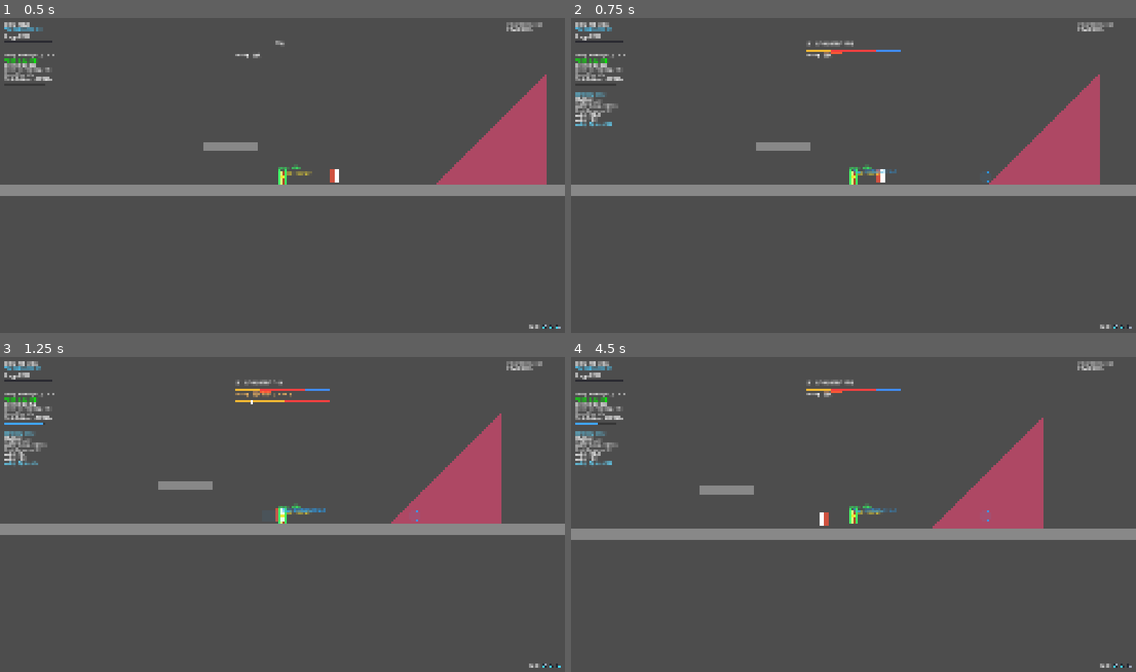
Above: before the commit, frames 1-4 (two rows, left to right).
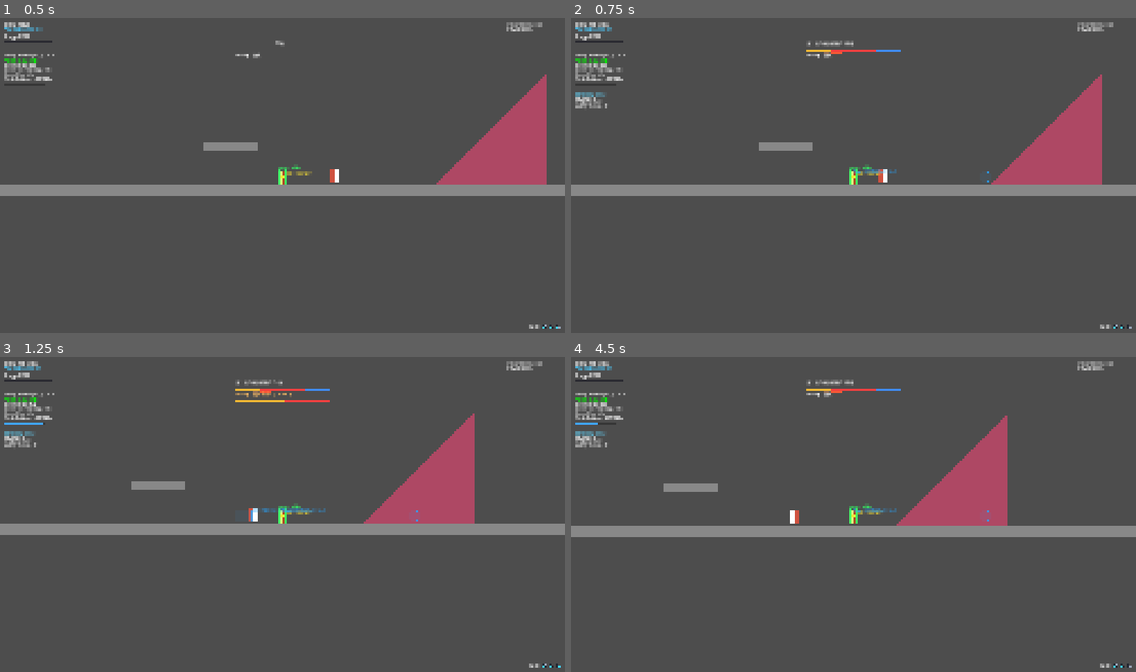
Above: after the commit, the same moments.

Repository: Guo3020/CombatLab
Game: Godot game, scene res://02_scenes/01_arena/main.tscn
Same seed, same stepped clock (60 frames per second), same inputs: the game is played once before the commit and once after it.
Inputs (mouse positions are in pixels of both pictures, inside the frame that each line leads up to):
- Up to frame 1 (0.5 s): no input
- Up to frame 2 (0.75 s): tap Enter at 0.5 s; move the mouse to (977, 159) at 0.52 s; hold D (move_right) from 0.53 s (still down); hold Right mouse button (dodge) from 0.53 s (still down); click (977, 159) at 0.67 s
- Up to frame 3 (1.25 s): keep holding D (move_right); keep holding Right mouse button (dodge); tap Up (jump) at 0.77 s
- Up to frame 4 (4.5 s): release D (move_right) at 1.25 s; release Right mouse button (dodge) at 1.25 s; drag from (740, 530) to (983, 514) at 1.27 s; move the mouse to (910, 445) at 2.02 s; hold A (move_left) 2.03-2.75 s; tap Delete at 2.1 s; drag from (825, 580) to (684, 467) at 2.77 s; tap Space at 3.5 s; move the mouse to (1023, 564) at 3.52 s; hold D (move_right) 3.53-4.25 s; hold Right mouse button (dodge) 3.53-4.25 s; tap Up (jump) at 3.77 s; drag from (684, 467) to (768, 435) at 4.27 s

Frame 1 is identical in both runs. In frame 2, 0.6% of the frame differs, in the area x 0-94%, y 17-53%; in frame 3, 3.6%; in frame 4, 6.4%, in the area x 0-100%, y 18-59%.

Commit message:
再次出现切换MovementMode为track时卡死的BUG

Diff:
--- a/02_scenes/01_arena/main.tscn
+++ b/02_scenes/01_arena/main.tscn
@@ -11,15 +11,15 @@
 [sub_resource type="RectangleShape2D" id="RectangleShape2D_r8brs"]
 size = Vector2(252, 35)
 
-[sub_resource type="ConvexPolygonShape2D" id="ConvexPolygonShape2D_g1ohs"]
-custom_solver_bias = 0.256
-points = PackedVector2Array(0, 0, 500, 0, 500, -500)
-
 [sub_resource type="RectangleShape2D" id="RectangleShape2D_map_boundary"]
 size = Vector2(10000, 40)
 
 [sub_resource type="RectangleShape2D" id="RectangleShape2D_map_side_boundary"]
 size = Vector2(40, 3000)
+
+[sub_resource type="ConvexPolygonShape2D" id="ConvexPolygonShape2D_g1ohs"]
+custom_solver_bias = 0.256
+points = PackedVector2Array(0, 0, 500, 0, 500, -500)
 
 [node name="main" type="Node2D" unique_id=2059337878]
 
@@ -68,18 +68,19 @@
 polygon = PackedVector2Array(1.4305115e-05, 1.5258789e-05, 256, 7.6293945e-06, 255.9999, -255.99998)
 uv = PackedVector2Array(-8, 64, 248, 63.999992, 247.99988, -152)
 
-[node name="MapBoundary" type="StaticBody2D" parent="." unique_id=1881222668]
+[node name="MapBoundary" type="StaticBody2D" parent="."]
+collision_layer = 1
 collision_mask = 0
 
-[node name="BottomFallGuard" type="CollisionShape2D" parent="MapBoundary" unique_id=923227874]
+[node name="BottomFallGuard" type="CollisionShape2D" parent="MapBoundary"]
 position = Vector2(571, 1050)
 shape = SubResource("RectangleShape2D_map_boundary")
 
-[node name="LeftMapBoundary" type="CollisionShape2D" parent="MapBoundary" unique_id=1689423905]
+[node name="LeftMapBoundary" type="CollisionShape2D" parent="MapBoundary"]
 position = Vector2(-1800, 500)
 shape = SubResource("RectangleShape2D_map_side_boundary")
 
-[node name="RightMapBoundary" type="CollisionShape2D" parent="MapBoundary" unique_id=1733352332]
+[node name="RightMapBoundary" type="CollisionShape2D" parent="MapBoundary"]
 position = Vector2(2950, 500)
 shape = SubResource("RectangleShape2D_map_side_boundary")
 
--- a/03_scripts/01_combat/modules/movement_module.gd
+++ b/03_scripts/01_combat/modules/movement_module.gd
@@ -251,8 +251,7 @@
 
 @export_group("MovementTrack")
 
-@export_range(0.01, 5.0, 0.01)
-var movement_track_duration: float = 0.2
+@export var movement_track_duration: float = 0.2
 
 @export var movement_track_x: Curve = Curve.new()
 
@@ -368,12 +367,6 @@
 		})
 
 	elif movement_mode == MovementMode.MOVEMENT_TRACK:
-		if movement_track_x != null:
-			movement_track_x.resource_name = "MovementTrack X Curve"
-			movement_track_x.bake_resolution = 8
-		if movement_track_y != null:
-			movement_track_y.resource_name = "MovementTrack Y Curve"
-			movement_track_y.bake_resolution = 8
 		movement_request.merge({
 			"movement_track_duration": movement_track_duration,
 			"movement_track_facing_direction": action_context.facing_direction,
--- a/03_scripts/02_player/movement/player_movement_controller.gd
+++ b/03_scripts/02_player/movement/player_movement_controller.gd
@@ -591,15 +591,12 @@
 					"movement_mode",
 					MovementMode.NONE
 				)
-			) == MovementMode.NONE or int(
-				active_movement_request.get(
-					"movement_mode",
-					MovementMode.NONE
-				)
-			) == MovementMode.MOVEMENT_TRACK:
+			) == MovementMode.NONE:
 				_finish_active_movement(
 					CombatMovementInterface.MovementEndReason.COMPLETED
 				)
+			# MovementTrack is governed by its own duration and finishes itself
+			# when progress reaches 1.0. Normal Action completion must not cut it short.
 
 		CombatMovementInterface.MovementEndReason.CANCELLED:
 			_finish_active_movement(
--- a/04_resources/Training_dummy_action/enemy_action_01.tres
+++ b/04_resources/Training_dummy_action/enemy_action_01.tres
@@ -2,48 +2,24 @@
 
 [ext_resource type="Script" uid="uid://bx3y8p324q4xu" path="res://03_scripts/01_combat/data/hit_instance_data.gd" id="1_htf8t"]
 [ext_resource type="Script" uid="uid://bj3diw4xg6hf0" path="res://03_scripts/01_combat/modules/combat_action_module.gd" id="1_tfeyi"]
-[ext_resource type="Script" uid="uid://dsiqusg72sqha" path="res://03_scripts/01_combat/data/hitbox_data.gd" id="2_tfeyi"]
 [ext_resource type="Script" uid="uid://bvyxsitu1yh05" path="res://03_scripts/01_combat/data/combat_action_data.gd" id="4_5bglr"]
-[ext_resource type="Script" uid="uid://dp5gttsshciy0" path="res://03_scripts/01_combat/modules/movement_module.gd" id="4_htf8t"]
-
-[sub_resource type="Resource" id="Resource_tfeyi"]
-script = ExtResource("2_tfeyi")
 
 [sub_resource type="Resource" id="Resource_HitInstance"]
 script = ExtResource("1_htf8t")
-hitboxes = Array[ExtResource("2_tfeyi")]([SubResource("Resource_tfeyi")])
 attacker_time_freeze_duration = 0.6
 target_time_freeze_duration = 0.6166666666666667
 metadata/_custom_type_script = "uid://bx3y8p324q4xu"
 
-[sub_resource type="Curve" id="Curve_bcveu"]
-resource_name = "MovementTrack Curve"
-_limits = [-1000.0, 1000.0, 0.0, 1.0]
-bake_resolution = 8
-_data = [Vector2(0, 0), 0.0, 0.0, 0, 0, Vector2(1, 0), 0.0, 0.0, 0, 0]
-point_count = 2
-
-[sub_resource type="Curve" id="Curve_5bglr"]
-resource_name = "MovementTrack Curve"
-_limits = [-1000.0, 1000.0, 0.0, 1.0]
-bake_resolution = 8
-_data = [Vector2(0, 0), 0.0, 0.0, 0, 0, Vector2(1, 0), 0.0, 0.0, 0, 0]
-point_count = 2
-
-[sub_resource type="Resource" id="Resource_wrdwy"]
-script = ExtResource("4_htf8t")
-movement_track_x = SubResource("Curve_bcveu")
-movement_track_y = SubResource("Curve_5bglr")
-
 [resource]
+collision_mask = 4
 script = ExtResource("4_5bglr")
 action_id = &"enemy_combo_01"
 action_name = "怪物连击1"
+hit_module_enabled = true
+hit_instances = Array[ExtResource("1_htf8t")]([SubResource("Resource_HitInstance")])
 startup = 1.26
 active = 1.16
 recovery = 0.0
 input_window = 0.6
-hit_module_enabled = true
-hit_instances = Array[ExtResource("1_htf8t")]([SubResource("Resource_HitInstance")])
-modules = Array[ExtResource("1_tfeyi")]([SubResource("Resource_wrdwy")])
+modules = Array[ExtResource("1_tfeyi")]([])
 metadata/_custom_type_script = "uid://bvyxsitu1yh05"
--- a/04_resources/Training_dummy_action/enemy_action_02.tres
+++ b/04_resources/Training_dummy_action/enemy_action_02.tres
@@ -11,4 +11,5 @@
 recovery = 0.5
 interrupt_level = 1
 super_armor_level = 1
+modules = Array[ExtResource("1_wvh30")]([])
 metadata/_custom_type_script = "uid://bvyxsitu1yh05"
--- a/04_resources/Training_dummy_action/hit_reaction_01.tres
+++ b/04_resources/Training_dummy_action/hit_reaction_01.tres
@@ -12,4 +12,5 @@
 recovery = 0.35
 input_window = 0.0
 action_priority = 10
+modules = Array[ExtResource("1_g2ga6")]([])
 metadata/_custom_type_script = "uid://bvyxsitu1yh05"
--- a/04_resources/player1_action/normal_dash.tres
+++ b/04_resources/player1_action/normal_dash.tres
@@ -12,31 +12,34 @@
 start_phase = 0
 metadata/_custom_type_script = "uid://b6rcn7gpfb78m"
 
-[sub_resource type="Curve" id="Curve_pqhag"]
-resource_name = "MovementTrack Curve"
-_limits = [-1000.0, 1000.0, 0.0, 1.0]
-bake_resolution = 8
-_data = [Vector2(0, 0), 0.0, 0.0, 0, 0, Vector2(1, 0), 0.0, 0.0, 0, 0]
-point_count = 2
-
-[sub_resource type="Curve" id="Curve_14x13"]
-resource_name = "MovementTrack Curve"
-_limits = [-1000.0, 1000.0, 0.0, 1.0]
-bake_resolution = 8
-_data = [Vector2(0, 0), 0.0, 0.0, 0, 0, Vector2(1, 0), 0.0, 0.0, 0, 0]
-point_count = 2
-
 [sub_resource type="Resource" id="Resource_c32de"]
 script = ExtResource("2_14x13")
 movement_mode = 1
 stabilization_enabled = false
+stabilization_activation_mode = 0
+stabilization_speed = 4000.0
+stabilization_start_phase = 0
+stabilization_end_phase = 2
+stabilization_duration_start_phase = 1
+stabilization_duration = 0.2
 dash_speed = 800.0
 dash_duration = 0.2
+dash_up_end_y_multiplier = 0.75
+dash_diagonal_up_end_y_multiplier = 0.75
+dash_duck_speed_multiplier = 1.2
+end_velocity_enabled = true
+exclude_diagonal_down_end = true
 dash_time_freeze_enabled = true
 dash_time_freeze_duration = 0.08
+end_velocity_mode = 0
 end_speed = 680.0
-movement_track_x = SubResource("Curve_pqhag")
-movement_track_y = SubResource("Curve_14x13")
+override_phase_mode = 0
+override_duration = 0.15
+override_speed = 240.0
+override_direction_source = 0
+override_custom_direction = Vector2(1, 0)
+override_suppress_gravity = false
+module_enabled = true
 metadata/_custom_type_script = "uid://dp5gttsshciy0"
 
 [resource]
--- a/04_resources/player1_action/sword_combo_01.tres
+++ b/04_resources/player1_action/sword_combo_01.tres
@@ -17,30 +17,38 @@
 hitboxes = Array[ExtResource("2_a1xv0")]([SubResource("Resource_a1xv0")])
 metadata/_custom_type_script = "uid://bx3y8p324q4xu"
 
-[sub_resource type="Curve" id="Curve_4ikgc"]
-resource_name = "MovementTrack Curve"
-_limits = [-1000.0, 1000.0, 0.0, 1.0]
-bake_resolution = 8
-_data = [Vector2(0, 0), 0.0, 0.0, 0, 0, Vector2(1, 0), 0.0, 0.0, 0, 0]
-point_count = 2
-
-[sub_resource type="Curve" id="Curve_tehj2"]
-resource_name = "MovementTrack Curve"
-_limits = [-1000.0, 1000.0, 0.0, 1.0]
-bake_resolution = 8
-_data = [Vector2(0, 0), 0.0, 0.0, 0, 0, Vector2(1, 0), 0.0, 0.0, 0, 0]
-point_count = 2
-
 [sub_resource type="Resource" id="Resource_pfusb"]
 script = ExtResource("4_4ikgc")
-movement_mode = 1
+movement_mode = 0
 stabilization_enabled = false
+stabilization_activation_mode = 0
 stabilization_speed = 1000.0
-movement_track_x = SubResource("Curve_4ikgc")
-movement_track_y = SubResource("Curve_tehj2")
+stabilization_start_phase = 0
+stabilization_end_phase = 2
+stabilization_duration_start_phase = 1
+stabilization_duration = 0.2
+dash_speed = 960.0
+dash_duration = 0.15
+dash_up_end_y_multiplier = 0.75
+dash_diagonal_up_end_y_multiplier = 0.75
+dash_duck_speed_multiplier = 1.2
+end_velocity_enabled = true
+exclude_diagonal_down_end = true
+dash_time_freeze_enabled = false
+dash_time_freeze_duration = 0.05
+end_velocity_mode = 0
+end_speed = 160.0
+override_phase_mode = 0
+override_duration = 0.15
+override_speed = 240.0
+override_direction_source = 0
+override_custom_direction = Vector2(1, 0)
+override_suppress_gravity = false
+module_enabled = true
 metadata/_custom_type_script = "uid://dp5gttsshciy0"
 
 [resource]
+collision_mask = 8
 script = ExtResource("2_cfh8u")
 action_id = &"sword_combo_01"
 action_name = "第一段：快速横斩"
--- a/04_resources/player1_action/sword_combo_02.tres
+++ b/04_resources/player1_action/sword_combo_02.tres
@@ -4,7 +4,6 @@
 [ext_resource type="Script" uid="uid://bj3diw4xg6hf0" path="res://03_scripts/01_combat/modules/combat_action_module.gd" id="1_hi0tf"]
 [ext_resource type="Script" uid="uid://dsiqusg72sqha" path="res://03_scripts/01_combat/data/hitbox_data.gd" id="2_fs84i"]
 [ext_resource type="Script" uid="uid://bvyxsitu1yh05" path="res://03_scripts/01_combat/data/combat_action_data.gd" id="3_g6vsu"]
-[ext_resource type="Script" uid="uid://dp5gttsshciy0" path="res://03_scripts/01_combat/modules/movement_module.gd" id="4_fs84i"]
 
 [sub_resource type="Resource" id="Resource_tehj2"]
 script = ExtResource("2_fs84i")
@@ -16,27 +15,8 @@
 hitboxes = Array[ExtResource("2_fs84i")]([SubResource("Resource_tehj2")])
 metadata/_custom_type_script = "uid://bx3y8p324q4xu"
 
-[sub_resource type="Curve" id="Curve_7wkcq"]
-resource_name = "MovementTrack Curve"
-_limits = [-1000.0, 1000.0, 0.0, 1.0]
-bake_resolution = 8
-_data = [Vector2(0, 0), 0.0, 0.0, 0, 0, Vector2(1, 0), 0.0, 0.0, 0, 0]
-point_count = 2
-
-[sub_resource type="Curve" id="Curve_xg6vm"]
-resource_name = "MovementTrack Curve"
-_limits = [-1000.0, 1000.0, 0.0, 1.0]
-bake_resolution = 8
-_data = [Vector2(0, 0), 0.0, 0.0, 0, 0, Vector2(1, 0), 0.0, 0.0, 0, 0]
-point_count = 2
-
-[sub_resource type="Resource" id="Resource_nddux"]
-script = ExtResource("4_fs84i")
-movement_mode = 1
-movement_track_x = SubResource("Curve_7wkcq")
-movement_track_y = SubResource("Curve_xg6vm")
-
 [resource]
+collision_mask = 8
 script = ExtResource("3_g6vsu")
 action_id = &"sword_combo_02"
 action_name = "第二段：反向斜斩"
@@ -46,5 +26,5 @@
 input_window = 1.0
 hit_module_enabled = true
 hit_instances = Array[ExtResource("1_fs84i")]([SubResource("Resource_fs84i")])
-modules = Array[ExtResource("1_hi0tf")]([SubResource("Resource_nddux")])
+modules = Array[ExtResource("1_hi0tf")]([])
 metadata/_custom_type_script = "uid://bvyxsitu1yh05"
--- a/04_resources/player1_action/sword_combo_03.tres
+++ b/04_resources/player1_action/sword_combo_03.tres
@@ -12,4 +12,5 @@
 active = 0.5
 recovery = 0.4
 input_window = 0.0
+modules = Array[ExtResource("1_dp7pd")]([])
 metadata/_custom_type_script = "uid://bvyxsitu1yh05"
--- a/04_resources/player1_action/test_normal_skill_action .tres
+++ b/04_resources/player1_action/test_normal_skill_action .tres
@@ -23,28 +23,38 @@
 end_phase = 2
 metadata/_custom_type_script = "uid://b6rcn7gpfb78m"
 
-[sub_resource type="Curve" id="Curve_c32de"]
-resource_name = "MovementTrack Curve"
-_limits = [-1000.0, 1000.0, 0.0, 1.0]
-bake_resolution = 8
-_data = [Vector2(0, 0), 0.0, 0.0, 0, 0, Vector2(1, 0), 0.0, 0.0, 0, 0]
-point_count = 2
-
-[sub_resource type="Curve" id="Curve_mevji"]
-resource_name = "MovementTrack Curve"
-_limits = [-1000.0, 1000.0, 0.0, 1.0]
-bake_resolution = 8
-_data = [Vector2(0, 0), 0.0, 0.0, 0, 0, Vector2(1, 0), 0.0, 0.0, 0, 0]
-point_count = 2
-
 [sub_resource type="Resource" id="Resource_pfusb"]
 script = ExtResource("5_c32de")
+movement_mode = 0
+stabilization_enabled = true
+stabilization_activation_mode = 0
 stabilization_speed = 900.0
-movement_track_x = SubResource("Curve_c32de")
-movement_track_y = SubResource("Curve_mevji")
+stabilization_start_phase = 0
+stabilization_end_phase = 2
+stabilization_duration_start_phase = 1
+stabilization_duration = 0.2
+dash_speed = 960.0
+dash_duration = 0.15
+dash_up_end_y_multiplier = 0.75
+dash_diagonal_up_end_y_multiplier = 0.75
+dash_duck_speed_multiplier = 1.2
+end_velocity_enabled = true
+exclude_diagonal_down_end = true
+dash_time_freeze_enabled = false
+dash_time_freeze_duration = 0.05
+end_velocity_mode = 0
+end_speed = 160.0
+override_phase_mode = 0
+override_duration = 0.15
+override_speed = 240.0
+override_direction_source = 0
+override_custom_direction = Vector2(1, 0)
+override_suppress_gravity = false
+module_enabled = true
 metadata/_custom_type_script = "uid://dp5gttsshciy0"
 
 [resource]
+collision_mask = 8
 script = ExtResource("3_abeel")
 action_id = &"test_normal_skill_action"
 action_name = "test普特combo"
--- a/04_resources/player1_action/test_special_skill_action.tres
+++ b/04_resources/player1_action/test_special_skill_action.tres
@@ -8,10 +8,11 @@
 script = ExtResource("3_m2voi")
 action_id = &"test_special_skill"
 action_name = "test_special_skill"
+energy_cost = 5.0
 startup = 0.25
 active = 0.2
 recovery = 0.5
-energy_cost = 5.0
 action_priority = 2
 cancelable_phases = 0
+modules = Array[ExtResource("1_5lcep")]([])
 metadata/_custom_type_script = "uid://bvyxsitu1yh05"
Not shown, changed: addons/hitbox_editor/hitbox_editor_panel.gd
Not shown, changed: addons/hitbox_editor/movement_track_editor_panel.gd
